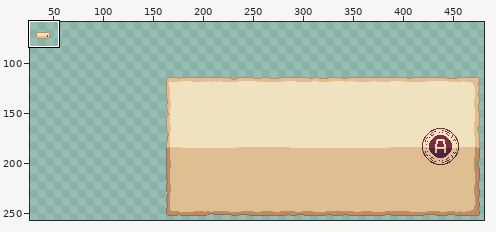
Two versions of one pixel-art file, Personal_Roberto/ASEPRITE/5. Menú/Documentos.aseprite. Above: a wide view before the commit, with the close-up outlined.
Close-up. Earlier state:
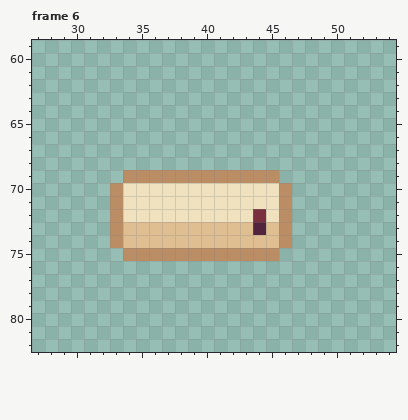
640x360 pixels, 6 frames. Shown: frame 6: x 27..54, y 59..82. The wide view leaves out empty margins.
Now the later version:
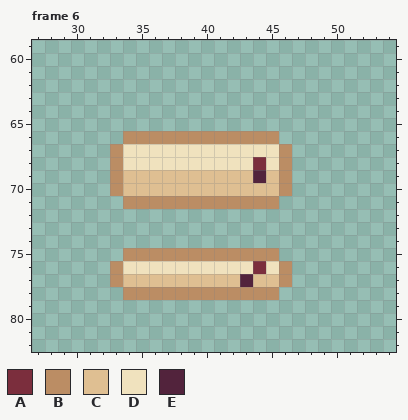
Palette (. is transparent): A #7b2e3d  B #bb8d64  C #dfbf92  D #f0e2be  E #52233c
Diff:
--- frame 6, layer "Post-It"
@@ x 31..48 @@
 65 ..................
-66 ..................
-67 ..................
-68 ..................
-69 ...BBBBBBBBBBBB...
-70 ..BDDDDDDDDDDDDB..
-71 ..BDDDDDDDDDDDDB..
-72 ..BDDDDDDDDDDADB..
-73 ..BCCCCCCCCCCECB..
-74 ..BCCCCCCCCCCCCB..
+66 ...BBBBBBBBBBBB...
+67 ..BDDDDDDDDDDDDB..
+68 ..BDDDDDDDDDDADB..
+69 ..BCCCCCCCCCCECB..
+70 ..BCCCCCCCCCCCCB..
+71 ...BBBBBBBBBBBB...
+72 ..................
+73 ..................
+74 ..................
 75 ...BBBBBBBBBBBB...
-76 ..................
-77 ..................
-78 ..................
+76 ..BDDDDDDDDDDADB..
+77 ..BCCCCCCCCCECCB..
+78 ...BBBBBBBBBBBB...
 79 ..................
